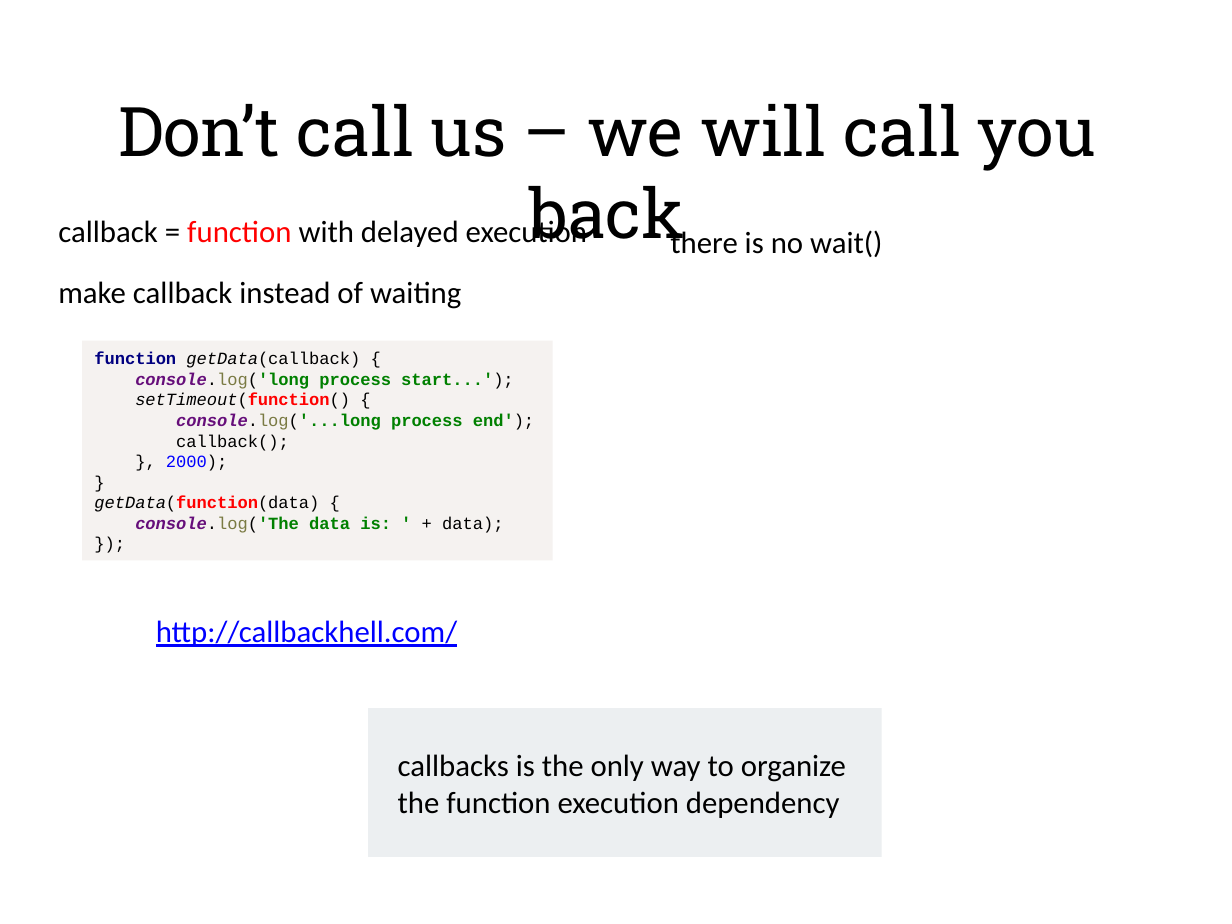
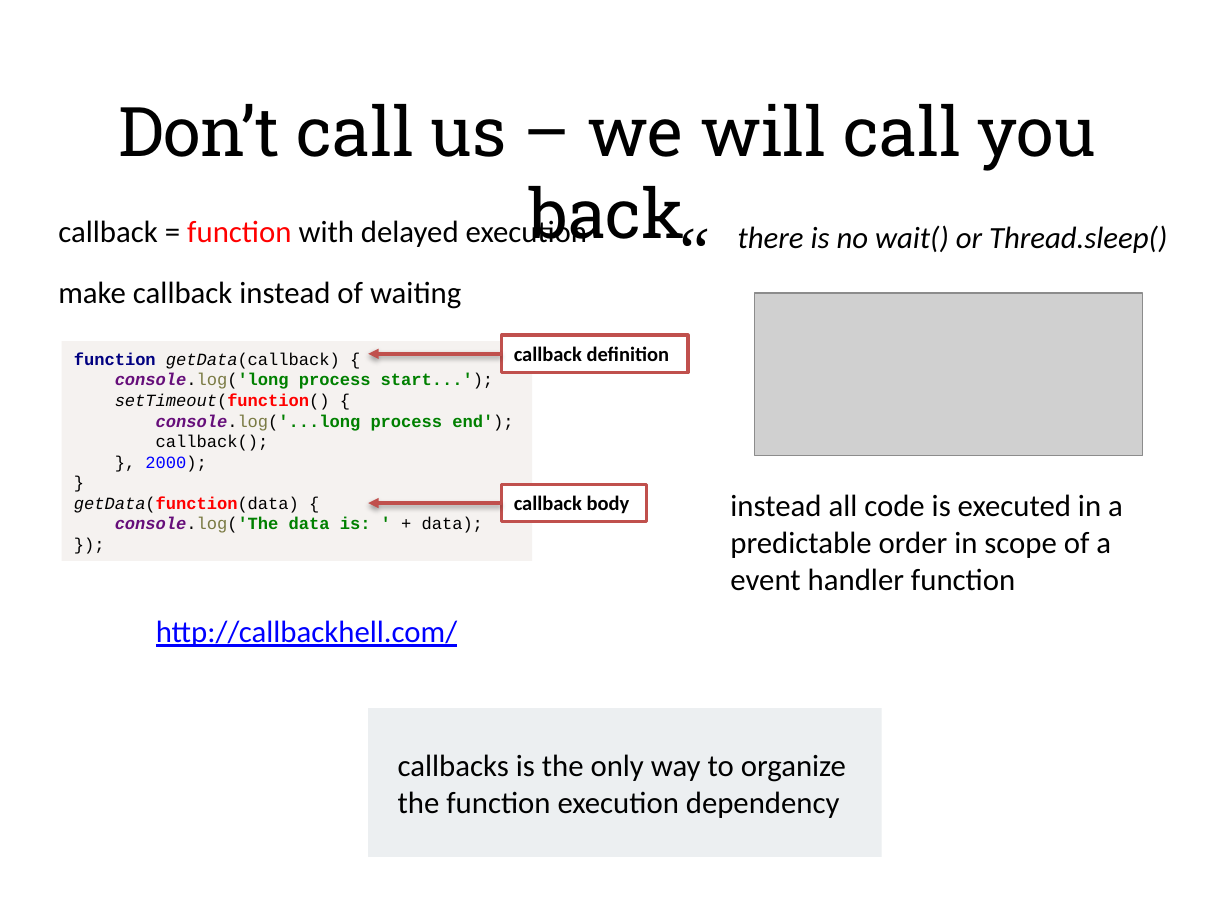
Before and after one commit to alexeymatveevp/angularjs-course, a slide deck: slide 23 of docs/00_jsbasics.pptx (slide 5 before the commit). Drawn at 1232x924 pixels with LibreOffice and Linux fonts; fonts in the diff are those of the drawing; grey boxes stand for pictures. Boxes give left, top, right and bottom in pixels: in the first picture for what was removed or moved away, otherwise in the second. Text is boxed around its words. In the diff, an @@ line names an element or a change of style, - is before the commit and + after.

```diff
--- a/docs/00_jsbasics.pptx
+++ b/docs/00_jsbasics.pptx
@@ text added at <box>660,201,723,296</box>, 40 pt, text #000000, italic @@
+“
@@ text at <box>738,225,1167,253</box>: text changed; italic on @@
-there is no wait()
+there is no wait() or Thread.sleep()
@@ picture added at <box>755,293,1143,456</box> @@
@@ rectangle "function getData(callback) { console.log('long process ...": place and size @@
-rectangle "function getData(callback) { console.log('long process ..." at <box>83,340,553,559</box>
+rectangle "function getData(callback) { console.log('long process ..." at <box>62,341,532,561</box>
@@ arrow added from (501, 354) to (368, 354), #C0504D 2 pt @@
@@ rectangle added at <box>501,335,687,372</box>, fill #FFFFFF, outline #C0504D 2 pt, 12 pt, text #000000, bold @@
+callback definition
@@ arrow added from (501, 503) to (368, 503), #C0504D 2 pt @@
@@ rectangle added at <box>501,484,647,521</box>, fill #FFFFFF, outline #C0504D 2 pt, 12 pt, text #000000, bold @@
+callback body
@@ text added at <box>730,494,1123,591</box>, 18 pt, text #000000 @@
+instead all code is executed in a predictable order in scope of a event handler function
```
Also in this commit, not shown: 2 other slides changed, 24 slides added, 13 slides removed, 15 other files.
